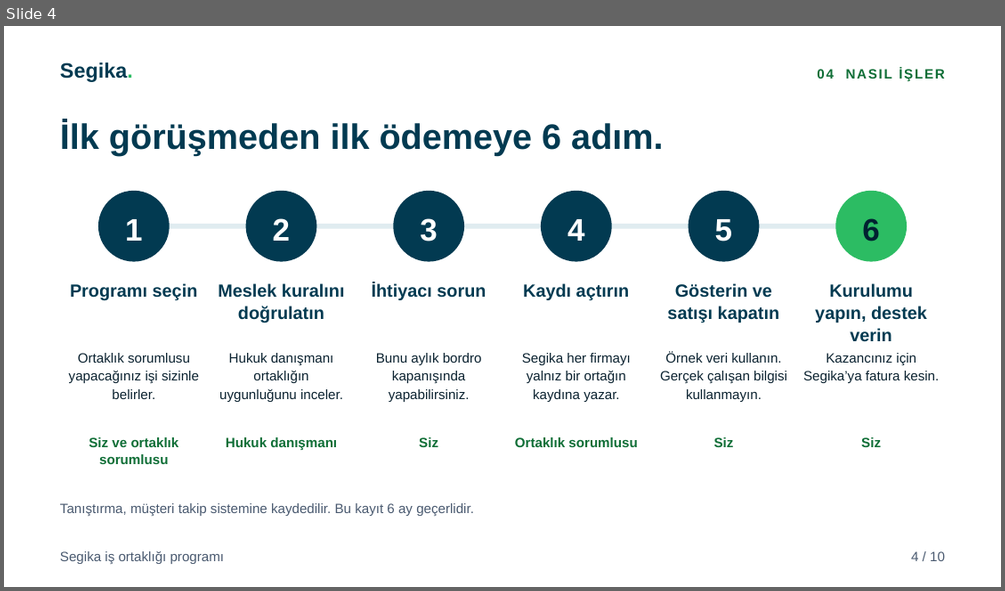
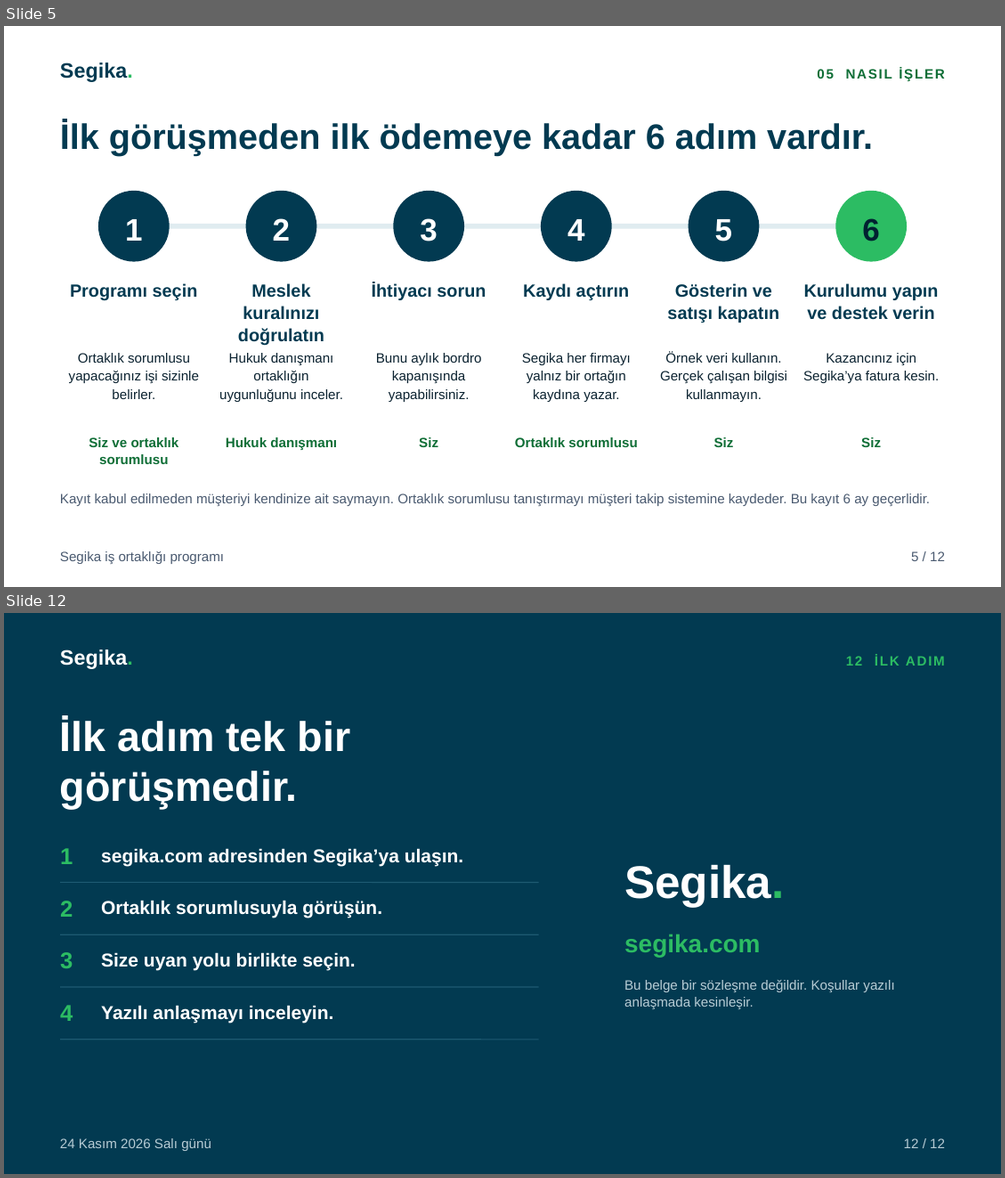
Before and after one commit to karacaismail/19ekim, a slide deck: public/indir/segika/segika-is-ortakligi-sunum.pptx. Shown one above the other, each under a label of ours: slide 4 before the commit, slides 5 and 12 after it; the slides between them are not shown. The pictures are 1005x591 and 1005x1178 pixels, drawn with LibreOffice and Linux fonts; fonts in the diff are those of the drawing. Boxes give left, top, right and bottom in pixels: in the first picture for what was removed or moved away, otherwise in the second. Text is boxed around its words. In the diff, an @@ line names an element or a change of style, - is before the commit and + after.

Commit message:
Segika setini 2. revizyona göre yeniden üret
Üç dosyaya fotoğraflı kapak eklendi. Üç dosya da 12 sayfadır.
Örnekler 100 çalışan üzerinden kuruldu. Fiyatlar 6.250 TL,
5.400 TL ve 8.900 TL oldu. Aylık satış sayfası kümülatif
kazancı gösterir. Yıllık sayfa seviyeleri ve 4 yıllık payı
gösterir. Kadrolu uzman yolu çıkarıldı. Mevcut müşterinin ayrı
sayfası var. Koşullar karşılıklı taahhüt diliyle yazıldı.
Kapak fotoğrafı Pexels lisanslıdır. Kaynağı README dosyasındadır.

```diff
--- a/public/indir/segika/segika-is-ortakligi-sunum.pptx
+++ b/public/indir/segika/segika-is-ortakligi-sunum.pptx
@@ slide 12 added at (4,613,1001,1174), background #023A51 @@
@@ text added at (60,649,133,669), 20 pt, text #FFFFFF, bold @@
+Segika.
@@ text added at (846,655,945,666), 13 pt, text #2CBC63, bold @@
+12 İLK ADIM
@@ text added at (60,719,351,810), 40 pt, text #FFFFFF, bold @@
+İlk adım tek bir görüşmedir.
@@ text added at (60,848,73,864), 22 pt, text #2CBC63, bold @@
+1
@@ text added at (101,848,463,866), 18 pt, text #FFFFFF, bold @@
+segika.com adresinden Segika’ya ulaşın.
@@ text added at (624,864,785,907), 44 pt, text #FFFFFF, bold @@
+Segika.
@@ line added from (60, 882) to (539, 882), #1E5A72 1 pt @@
@@ text added at (60,900,73,916), 22 pt, text #2CBC63, bold @@
+2
@@ text added at (101,900,382,918), 18 pt, text #FFFFFF, bold @@
+Ortaklık sorumlusuyla görüşün.
@@ line added from (60, 934) to (539, 934), #1E5A72 1 pt @@
@@ text added at (60,952,73,968), 22 pt, text #2CBC63, bold @@
+3
@@ text added at (101,952,355,971), 18 pt, text #FFFFFF, bold @@
+Size uyan yolu birlikte seçin.
@@ text added at (624,934,760,957), 24 pt, text #2CBC63, bold @@
+segika.com
@@ text added at (624,980,894,1009), 13 pt, text #B7CBD4 @@
+Bu belge bir sözleşme değildir. Koşullar yazılı anlaşmada kesinleşir.
@@ line added from (60, 987) to (539, 987), #1E5A72 1 pt @@
@@ text added at (60,1005,73,1021), 22 pt, text #2CBC63, bold @@
+4
@@ text added at (101,1005,334,1023), 18 pt, text #FFFFFF, bold @@
+Yazılı anlaşmayı inceleyin.
@@ line added from (60, 1039) to (539, 1039), #1E5A72 1 pt @@
@@ text added at (60,1138,211,1151), 13 pt, text #B7CBD4 @@
+24 Kasım 2026 Salı günü
@@ text added at (904,1138,945,1148), 13 pt, text #B7CBD4 @@
+12 / 12
@@ what was slide 4 is now slide 5 @@
@@ slide 5 changed as well @@
@@ text at (817,68,945,81): text changed @@
-04 NASIL İŞLER
+05 NASIL İŞLER
@@ text at (60,121,873,156): text changed @@
-İlk görüşmeden ilk ödemeye 6 adım.
+İlk görüşmeden ilk ödemeye kadar 6 adım vardır.
@@ text at (238,283,324,345): text changed @@
-Meslek kuralını doğrulatın
+Meslek kuralınızı doğrulatın
@@ text at (804,283,938,320): text changed @@
-Kurulumu yapın, destek verin
+Kurulumu yapın ve destek verin
@@ text at (60,493,930,506): text changed @@
-Tanıştırma, müşteri takip sistemine kaydedilir. Bu kayıt 6 ay geçerlidir.
+Kayıt kabul edilmeden müşteriyi kendinize ait saymayın. Ortaklık sorumlusu tanıştırmayı müşteri takip sistemine kaydeder. Bu kayıt 6 ay geçerlidir.
@@ text at (911,551,945,561): text changed @@
-4 / 10
+5 / 12
```
Also in this commit, not shown: 3 other slides changed, 7 other slides added, 6 slides removed, 52 other files.
